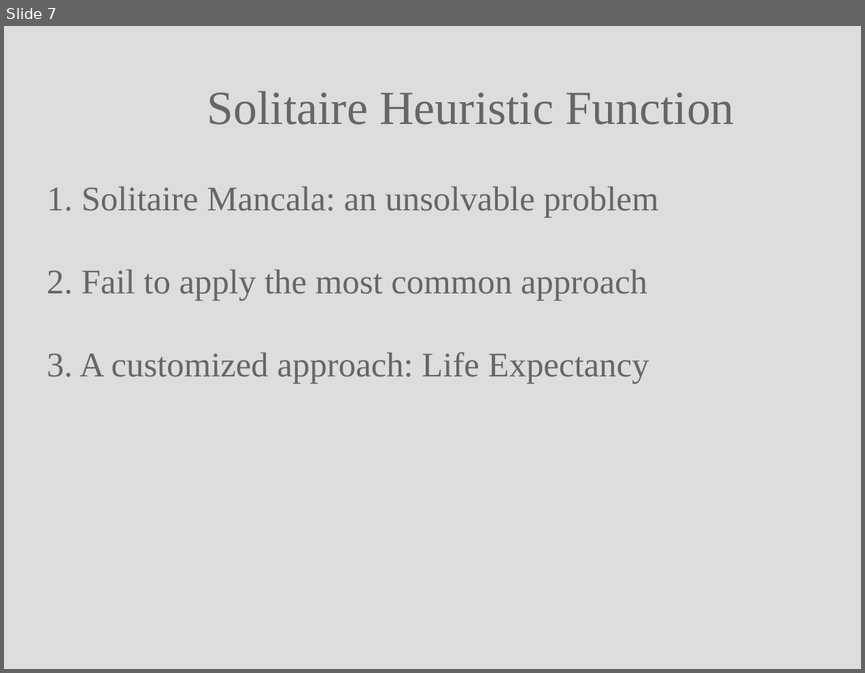
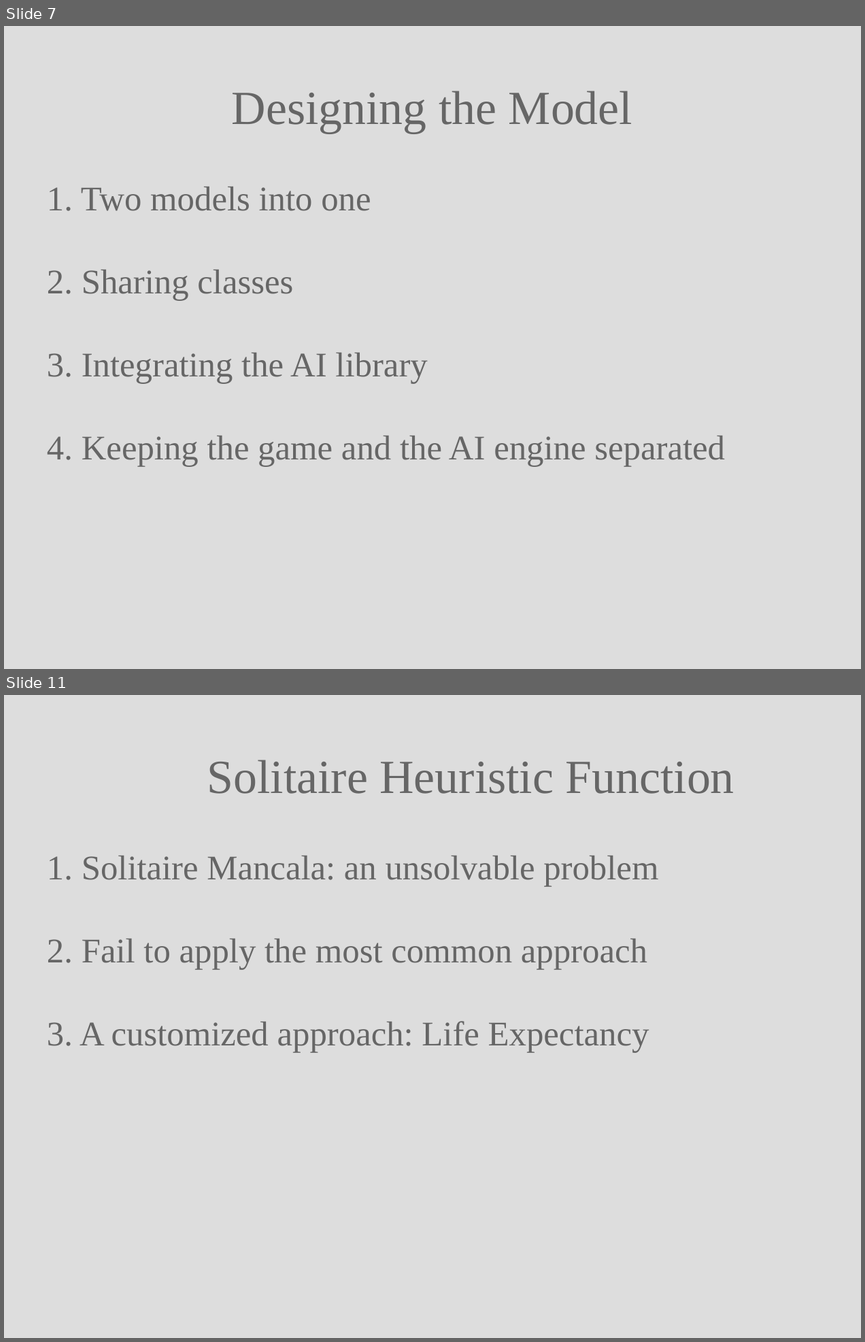
Before and after one commit to Noired/DOSE-Jan-8th-presentation, a slide deck: Slides/Keypoints.pptx. Shown one above the other, each under a label of ours: slide 7 before the commit, slides 7 and 11 after it; the slides between them are not shown. The pictures are 865x673 and 865x1342 pixels, drawn with LibreOffice and Linux fonts; fonts in the diff are those of the drawing. Boxes give left, top, right and bottom in pixels: in the first picture for what was removed or moved away, otherwise in the second. Text is boxed around its words. In the diff, an @@ line names an element or a change of style, - is before the commit and + after.

```diff
--- a/Slides/Keypoints.pptx
+++ b/Slides/Keypoints.pptx
@@ slide 7 added at (4, 26, 861, 669), background #DDDDDD @@
@@ text added at (232, 91, 632, 133), 44 pt, text #666666 @@
+Designing the Model
@@ text added at (47, 186, 725, 467), 32 pt, text #666666 @@
+1. Two models into one
+2. Sharing classes
+3. Integrating the AI library
+4. Keeping the game and the AI engine separated
@@ what was slide 7 is now slide 11 @@
```
Also in this commit, not shown: 7 other slides added, 14 other files.
